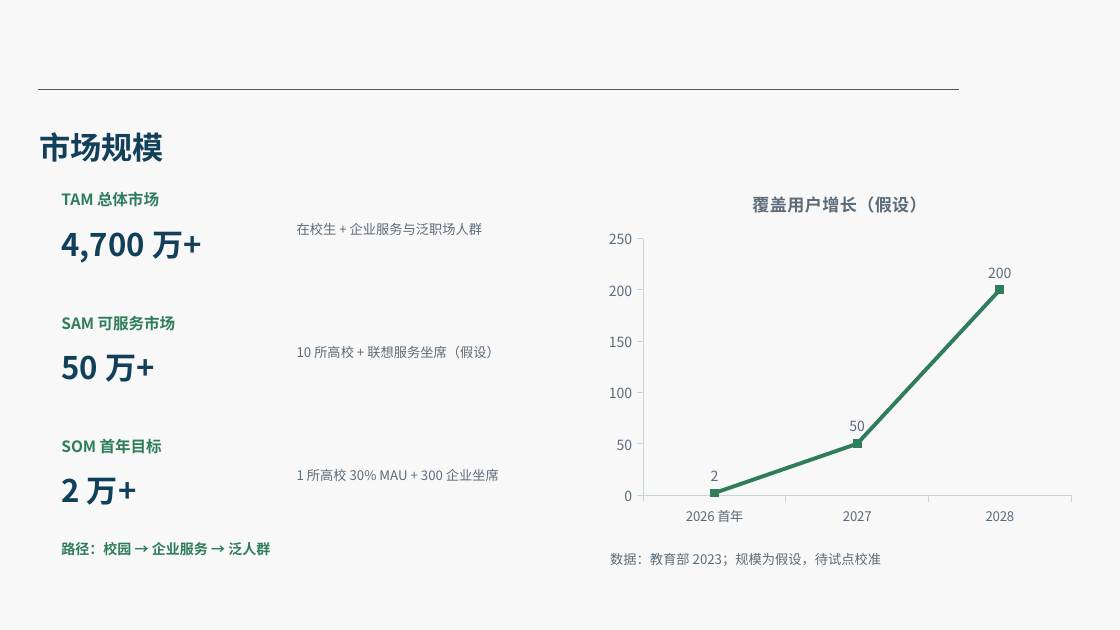
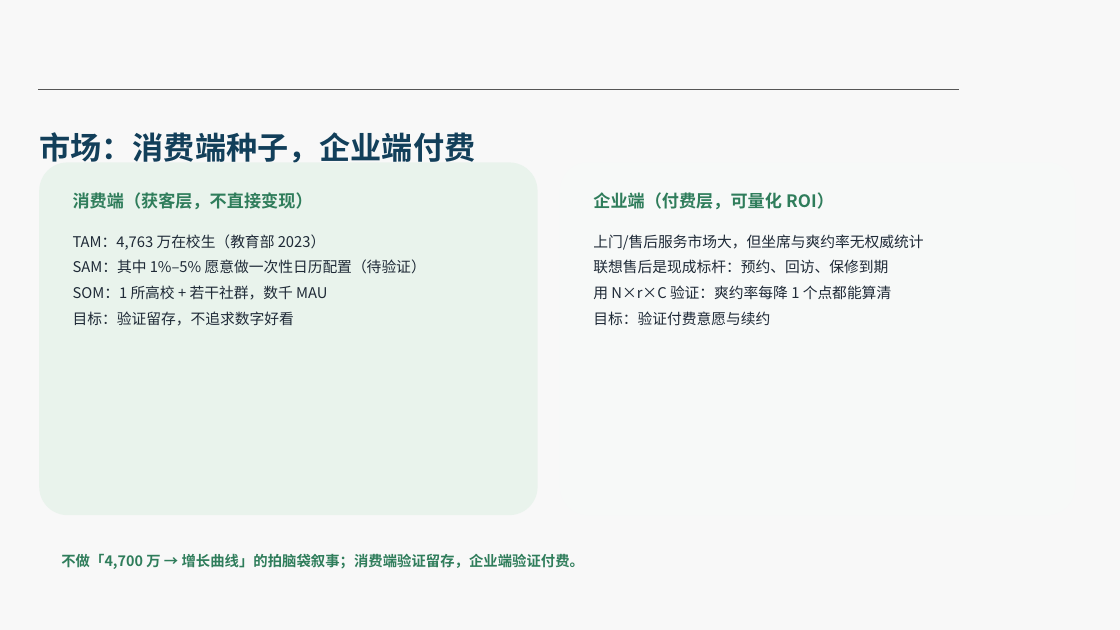
Before and after one commit to murasame9877/lishizhen, a slide deck: slide 8 of docs/2026SDG-Pitch-理时针.pptx. Drawn at 1120x630 pixels with LibreOffice and Linux fonts; fonts in the diff are those of the drawing; background and template pictures are left out. Boxes give left, top, right and bottom in pixels: in the first picture for what was removed or moved away, otherwise in the second. Text is boxed around its words. In the diff, an @@ line names an element or a change of style, - is before the commit and + after.

```diff
--- a/docs/2026SDG-Pitch-理时针.pptx
+++ b/docs/2026SDG-Pitch-理时针.pptx
@@ text at [39, 132, 475, 163]: text changed @@
-市场规模
+市场：消费端种子，企业端付费
@@ rounded rectangle added at [39, 162, 538, 515], fill #E9F3EC @@
@@ rounded rectangle added at [560, 162, 1075, 515], fill #F7F9F8 @@
@@ line chart removed at [599, 174, 1081, 532] @@
-title "覆盖用户增长（假设）"
-categories: 2026 首年, 2027, 2028
-Series 1: 2, 50, 200
@@ text at [73, 192, 313, 209]: text changed; size 10 to 11 pt @@
-TAM 总体市场
+消费端（获客层，不直接变现）
@@ text at [593, 192, 834, 209]: text changed; size 10 to 11 pt @@
-SAM 可服务市场
+企业端（付费层，可量化 ROI）
@@ text at [73, 234, 426, 326]: text changed; size 20 to 9.5 pt; text colour #123F5A to #1F2A37; bold off @@
-4,700 万+
+TAM：4,763 万在校生（教育部 2023）
+SAM：其中 1%–5% 愿意做一次性日历配置（待验证）
+SOM：1 所高校 + 若干社群，数千 MAU
+目标：验证留存，不追求数字好看
@@ text removed at [297, 223, 482, 235] @@
-在校生 + 企业服务与泛职场人群
@@ text added at [593, 234, 923, 326], 9.5 pt, text #1F2A37 @@
+上门/售后服务市场大，但坐席与爽约率无权威统计
+联想售后是现成标杆：预约、回访、保修到期
+用 N×r×C 验证：爽约率每降 1 个点都能算清
+目标：验证付费意愿与续约
@@ text removed at [61, 354, 155, 382] @@
-50 万+
@@ text removed at [297, 346, 500, 358] @@
-10 所高校 + 联想服务坐席（假设）
@@ text removed at [61, 439, 162, 454] @@
-SOM 首年目标
@@ text removed at [61, 477, 137, 505] @@
-2 万+
@@ text removed at [297, 469, 499, 481] @@
-1 所高校 30% MAU + 300 企业坐席
@@ text removed at [61, 542, 270, 556] @@
-路径：校园 → 企业服务 → 泛人群
@@ text added at [61, 553, 584, 569], 9.2 pt, text #2F7D5B, bold @@
+不做「4,700 万 → 增长曲线」的拍脑袋叙事；消费端验证留存，企业端验证付费。
@@ text removed at [610, 553, 881, 566] @@
-数据：教育部 2023；规模为假设，待试点校准
```
Also in this commit, not shown: 13 other slides changed, 3 other files.
